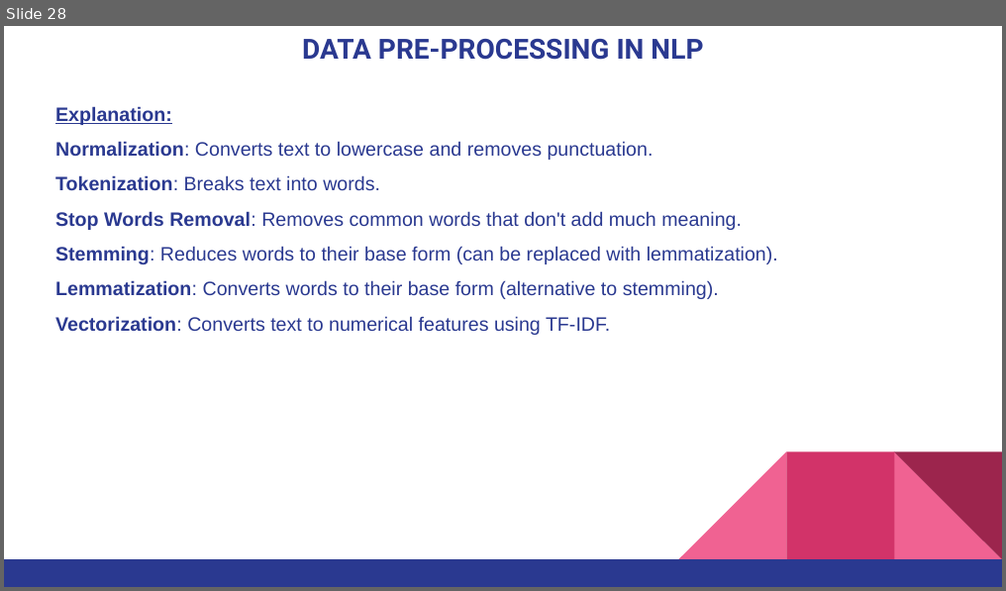
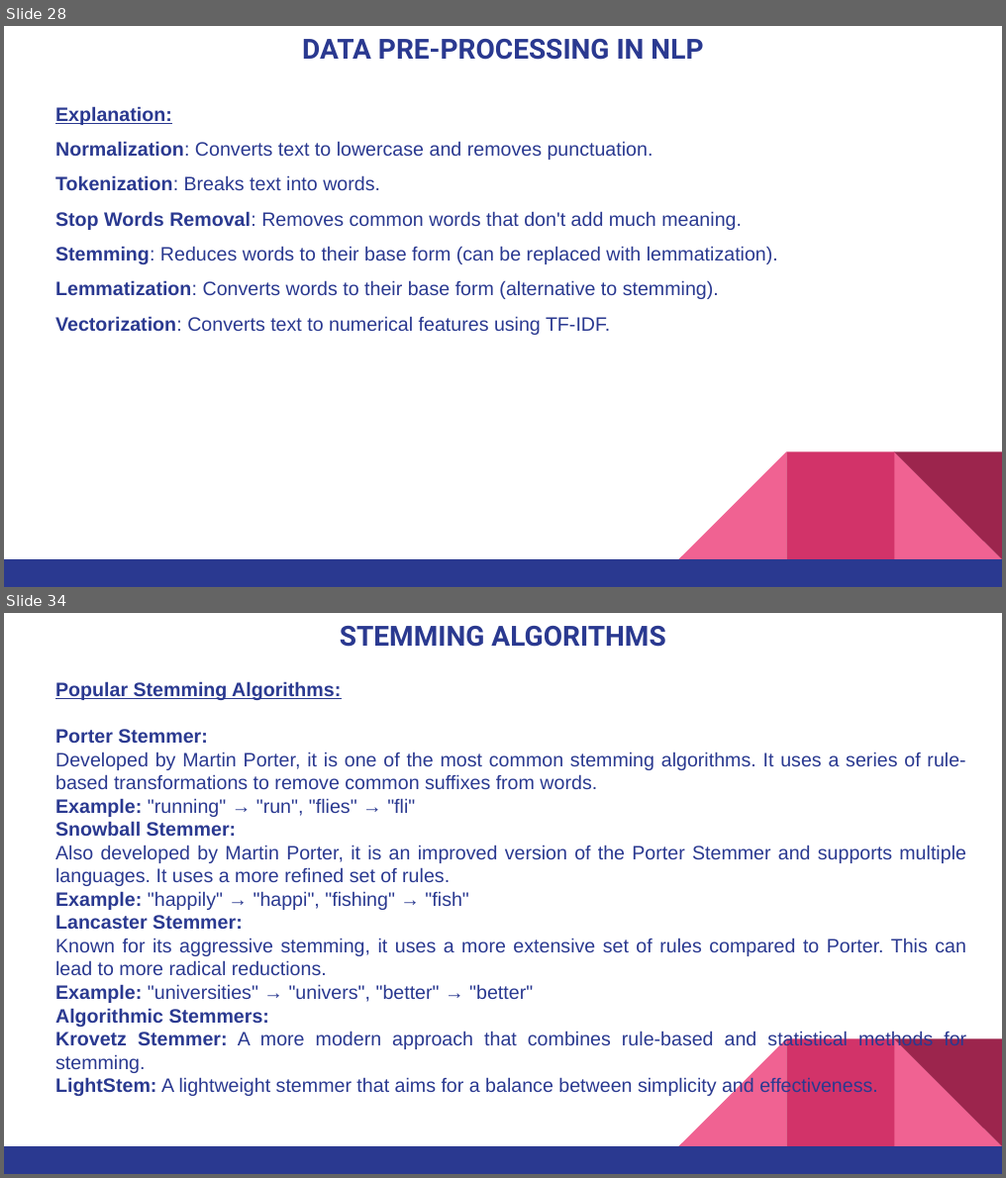
Before and after one commit to pnytrainingrepo/artificial-intelligence, a slide deck: AI-NLP.pptx. Shown one above the other, each under a label of ours: slide 28 before the commit, slides 28 and 34 after it; the slides between them are not shown. The pictures are 1006x591 and 1006x1178 pixels, drawn with LibreOffice and Linux fonts; fonts in the diff are those of the drawing. Boxes give left, top, right and bottom in pixels: in the first picture for what was removed or moved away, otherwise in the second. Text is boxed around its words. In the diff, an @@ line names an element or a change of style, - is before the commit and + after.

```diff
--- a/AI-NLP.pptx
+++ b/AI-NLP.pptx
@@ slide 34 added at bbox=[4, 613, 1002, 1174], background #FFFFFF; not listed: 5 template elements that a slide beside it also shows @@
@@ title added at bbox=[340, 626, 665, 647], 20 pt, text #2A3990, bold @@
+STEMMING ALGORITHMS
@@ text added at bbox=[55, 681, 966, 1097], 14 pt, text #2A3990 @@
+Popular Stemming Algorithms:
+Porter Stemmer:
+  Developed by Martin Porter, it is one of the most common stemming algorithms. It uses a series of rule-based transformations to remove common suffixes from words.
+  Example: "running" → "run", "flies" → "fli"
+Snowball Stemmer:
+  Also developed by Martin Porter, it is an improved version of the Porter Stemmer and supports multiple languages. It uses a more refined set of rules.
+  Example: "happily" → "happi", "fishing" → "fish"
+Lancaster Stemmer:
+  Known for its aggressive stemming, it uses a more extensive set of rules compared to Porter. This can lead to more radical reductions.
+  Example: "universities" → "univers", "better" → "better"
+Algorithmic Stemmers:
+  Krovetz Stemmer: A more modern approach that combines rule-based and statistical methods for stemming.
+  LightStem: A lightweight stemmer that aims for a balance between simplicity and effectiveness.
```
Also in this commit, not shown: 1 slide changed, 5 other slides added, 9 other files.
